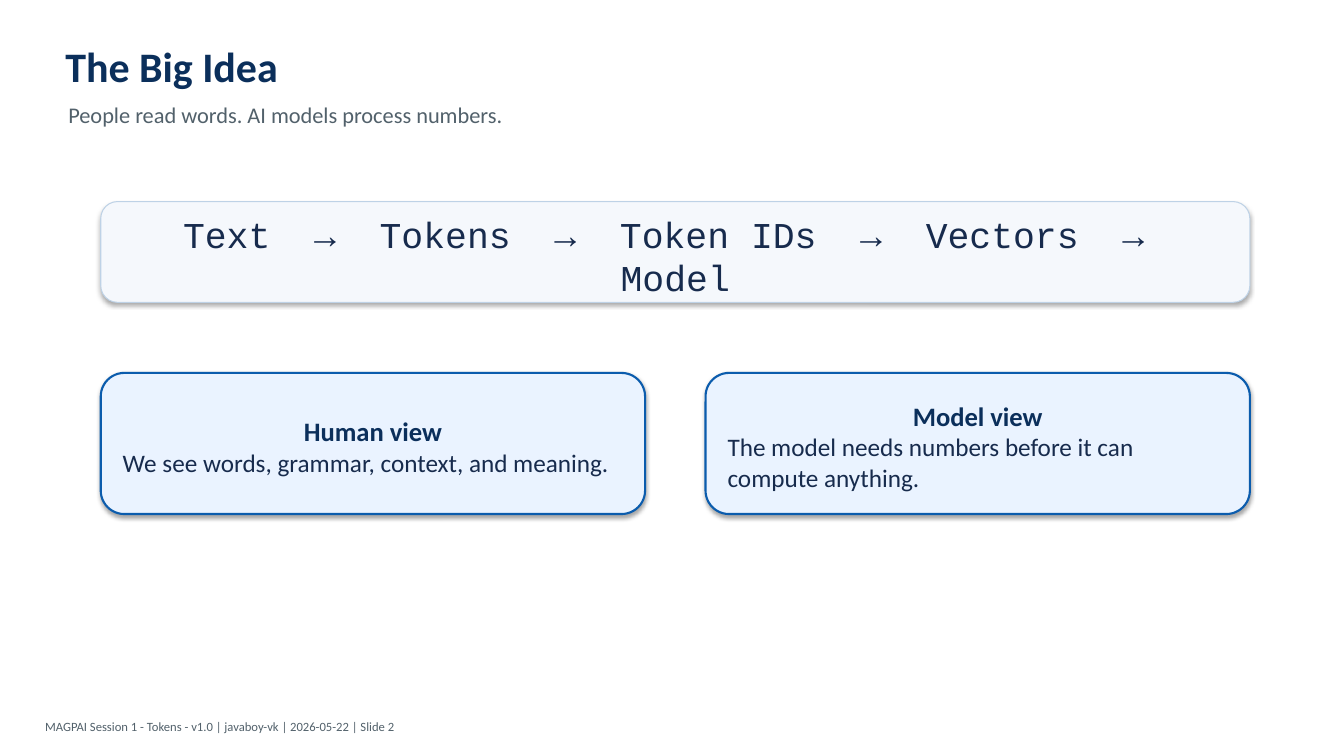
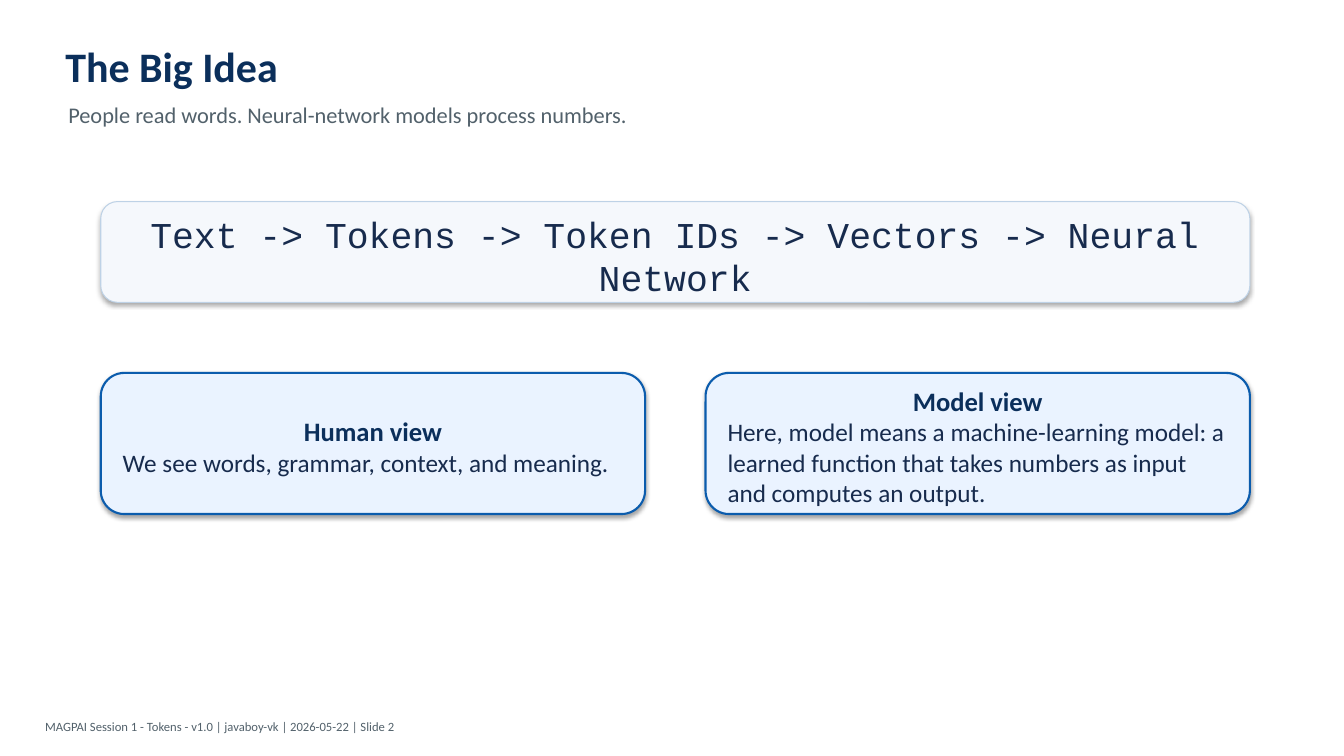
Before and after one commit to javaboy-vk/MAGPAI, a slide deck: slide 3 of pptx/Session_01_Tokens_v1.0.pptx. Drawn at 1344x756 pixels with LibreOffice and Linux fonts; fonts in the diff are those of the drawing. Boxes give left, top, right and bottom in pixels: in the first picture for what was removed or moved away, otherwise in the second. Text is boxed around its words. In the diff, an @@ line names an element or a change of style, - is before the commit and + after.

Commit message:
We updated the pptx and corresponding teleprompter scripts to reflect the new structure of the session. We also added new content to cover the concepts of tokens, tokenizers, embeddings, vectors, and tensors in more detail. Additionally, we included a new live demo path to illustrate the process from question to insight. The changes aim to enhance the clarity and depth of the session while maintaining a cohesive flow.

```diff
--- a/pptx/Session_01_Tokens_v1.0.pptx
+++ b/pptx/Session_01_Tokens_v1.0.pptx
@@ text at box(68, 107, 627, 127): text changed @@
-People read words. AI models process numbers.
+People read words. Neural-network models process numbers.
@@ text in rounded rectangle at box(150, 222, 1199, 292): text changed @@
-Text → Tokens → Token IDs → Vectors → Model
+Text -> Tokens -> Token IDs -> Vectors -> Neural Network
@@ text in rounded rectangle at box(728, 423, 1224, 506): text changed @@
-The model needs numbers before it can compute anything.
+Here, model means a machine-learning model: a learned function that takes numbers as input and computes an output.
```
Also in this commit, not shown: 8 other slides changed, 6 slides added, 24 other files.
